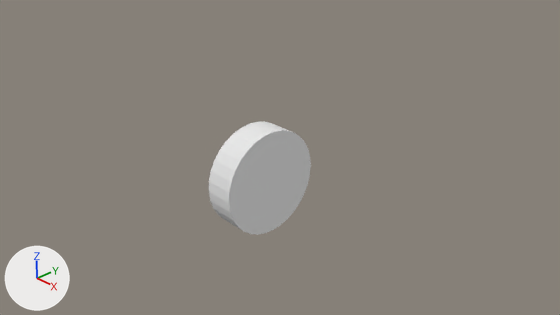
Before and after pictures for a commit that changed the Blender file assets/wheel.blend.
The view is the same before and after, from the file's camera 'Camera'. Every picture has the same lights, and +X, +Y and +Z are marked at lower left.

The first picture shows 'wheel'.
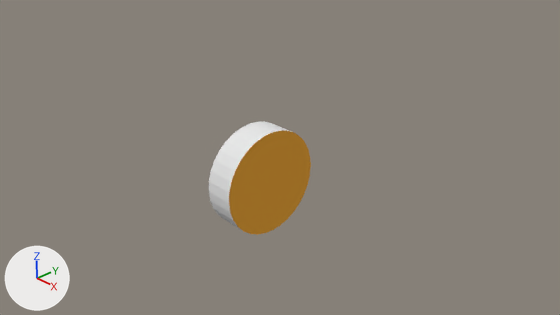
Commit message: Add meterials to side of wheels.

What changed in the scene script:
```text
Add mat_material_001:
    mat_material_001 = diffuse_material('Material.001')
    mat_material_001.base_color = (0.8, 0.367, 0.044)  # orange #e7a33b
Change me_cylinder:
    where me_cylinder.from_pydata(...)  # 64 vertices, 34 faces; spans x -1.0..1.0, y -1.0..1.0, z -1.0..1.0
    used by ob_wheel; location = (0.0, 0.0, 0.0); rotation_euler = (0.0, 1.571, 0.0), in degrees (0, 90, 0); scale = (1.0, 1.0, 0.286)
    me_cylinder part 1: all 2 faces centred in x 0.0, y 0.0, z -1.0..1.0 switch from mat_material (its picture is missing) to mat_material_001 (orange #e7a33b)
```

Changed parts and their boxes (x1, y1, x2, y2) in the pictures (560 x 315 px):
part 1 of me_cylinder, recoloured: (229, 131, 311, 235) in both
